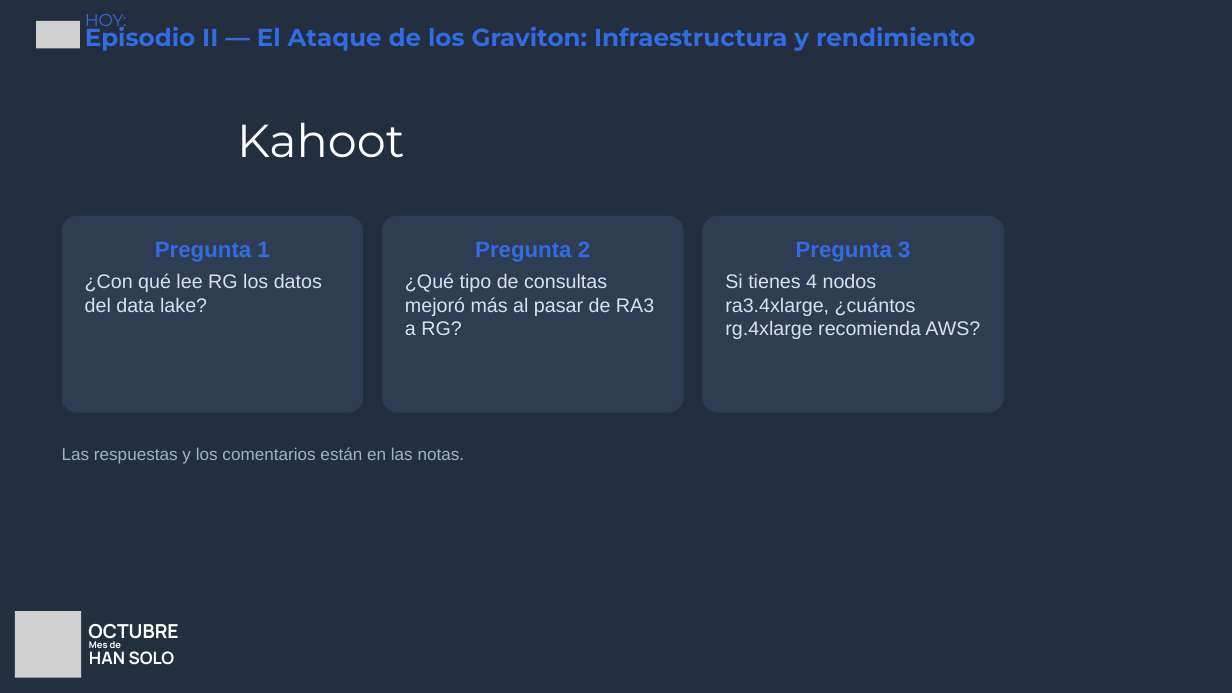
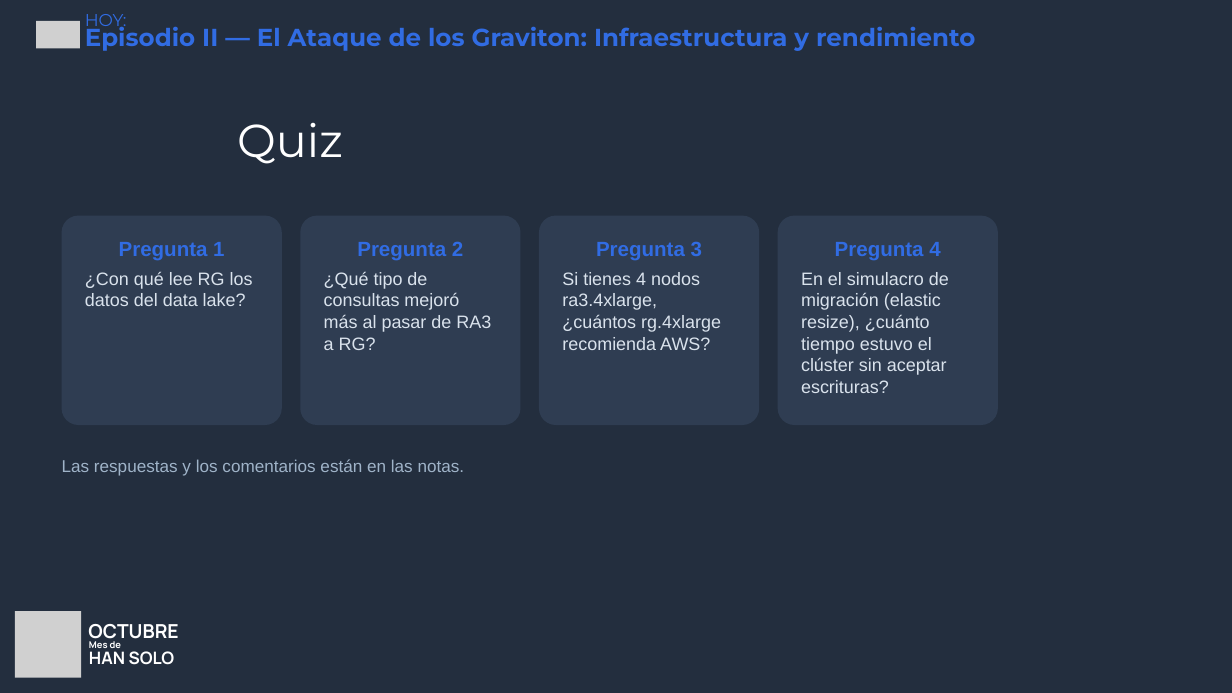
Before and after one commit to andrezc98/redshift-redemption, a slide deck: slide 35 of slides/redshift-redemption.pptx. Drawn at 1232x693 pixels with LibreOffice and Linux fonts; fonts in the diff are those of the drawing; grey boxes stand for pictures; background and template pictures are left out. Boxes give left, top, right and bottom in pixels: in the first picture for what was removed or moved away, otherwise in the second. Text is boxed around its words. In the diff, an @@ line names an element or a change of style, - is before the commit and + after.

```diff
--- a/slides/redshift-redemption.pptx
+++ b/slides/redshift-redemption.pptx
@@ text at bbox=[237, 123, 343, 164]: text changed @@
-Kahoot
+Quiz
@@ rounded rectangle "Pregunta 1": place and size @@
-rounded rectangle "Pregunta 1" at bbox=[62, 216, 363, 413]
+rounded rectangle "Pregunta 1" at bbox=[62, 216, 282, 425]
@@ rounded rectangle "Pregunta 1" at bbox=[62, 216, 282, 425]: size 26 to 24 pt in "Pregunta 1"; size 23 to 21 pt in "¿Con qué lee RG los datos del ..." @@
@@ rounded rectangle "Pregunta 2": place and size @@
-rounded rectangle "Pregunta 2" at bbox=[382, 216, 684, 413]
+rounded rectangle "Pregunta 2" at bbox=[301, 216, 521, 425]
@@ rounded rectangle "Pregunta 2" at bbox=[301, 216, 521, 425]: size 26 to 24 pt in "Pregunta 2"; size 23 to 21 pt in "¿Qué tipo de consultas mejoró más al ..." @@
@@ rounded rectangle "Pregunta 3": place and size @@
-rounded rectangle "Pregunta 3" at bbox=[702, 216, 1004, 413]
+rounded rectangle "Pregunta 3" at bbox=[539, 216, 759, 425]
@@ rounded rectangle "Pregunta 3" at bbox=[539, 216, 759, 425]: size 26 to 24 pt in "Pregunta 3"; size 23 to 21 pt in "Si tienes 4 nodos ra3.4xlarge, ¿cuántos rg.4xlarge ..." @@
@@ rounded rectangle added at bbox=[777, 216, 997, 425], fill #2F3D52, 21 pt, text #D9E2EC @@
+Pregunta 4
+En el simulacro de migración (elastic resize), ¿cuánto tiempo estuvo el clúster sin aceptar escrituras?
@@ text "Las respuestas y los comentarios ...": place and size @@
-text "Las respuestas y los comentarios ..." at bbox=[62, 447, 465, 464]
+text "Las respuestas y los comentarios ..." at bbox=[62, 459, 465, 476]
```
Also in this commit, not shown: 1 slide added, 3 other files.
